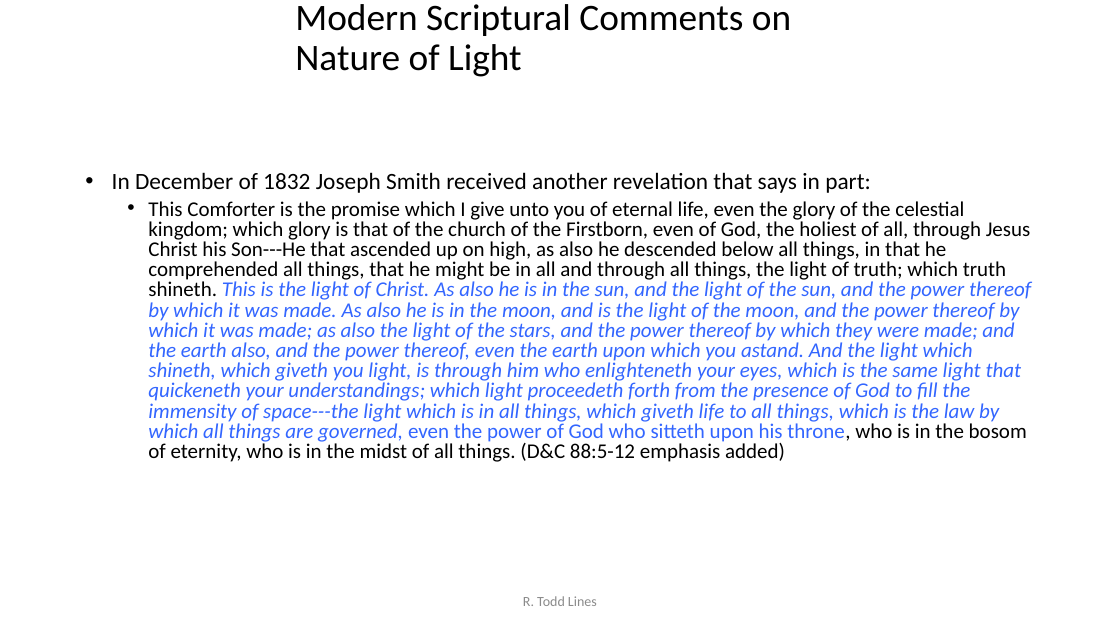
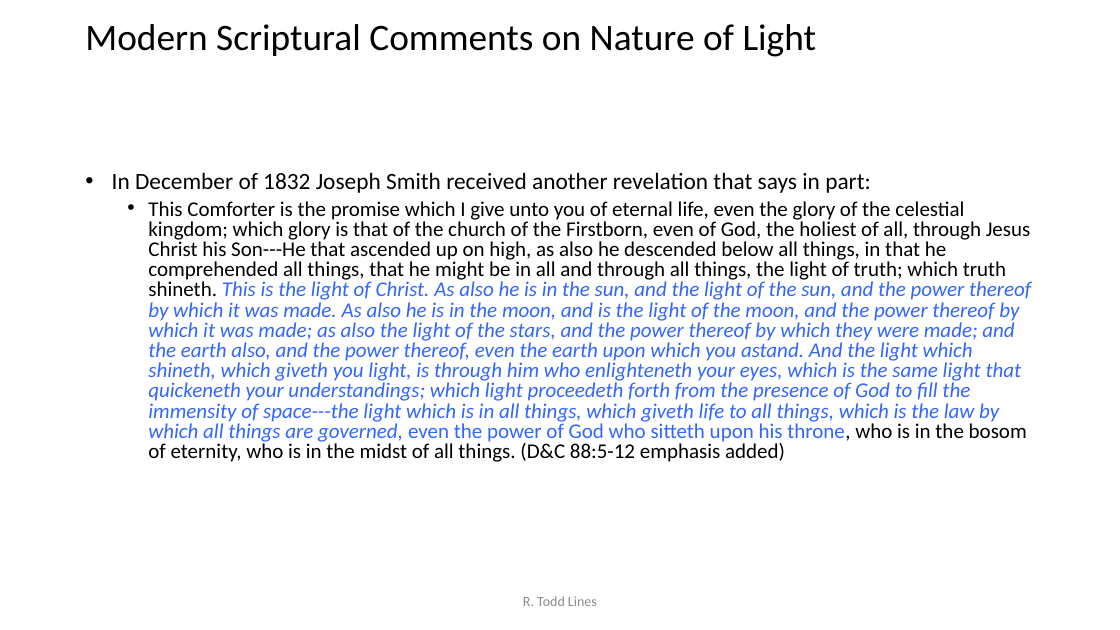
Before and after one commit to rtlines/Introductory-Physics-II, a slide deck: slide 11 of Lecture_Slides/PH 123 Lecture 12.pptx (slide 10 before the commit). Drawn at 1120x630 pixels with LibreOffice and Linux fonts; fonts in the diff are those of the drawing. Boxes give left, top, right and bottom in pixels: in the first picture for what was removed or moved away, otherwise in the second. Text is boxed around its words. In the diff, an @@ line names an element or a change of style, - is before the commit and + after.

```diff
--- a/Lecture_Slides/PH 123 Lecture 12.pptx
+++ b/Lecture_Slides/PH 123 Lecture 12.pptx
@@ title "Modern Scriptural Comments on Nature ..." rewrapped from [295,4,791,77] to [85,24,817,57] @@
```
Also in this commit, not shown: 2 other slides changed, 5 slides added, 18 other files.
